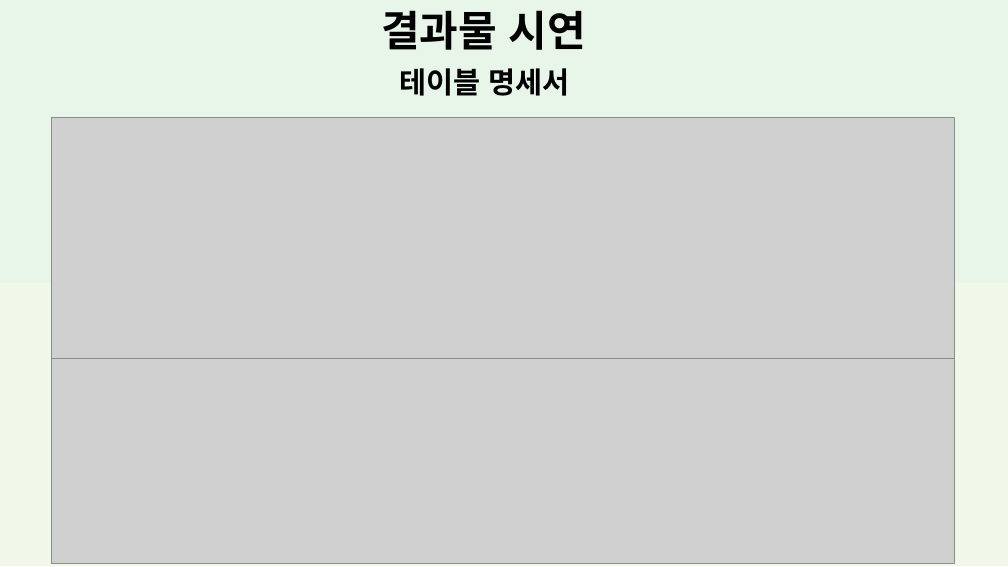
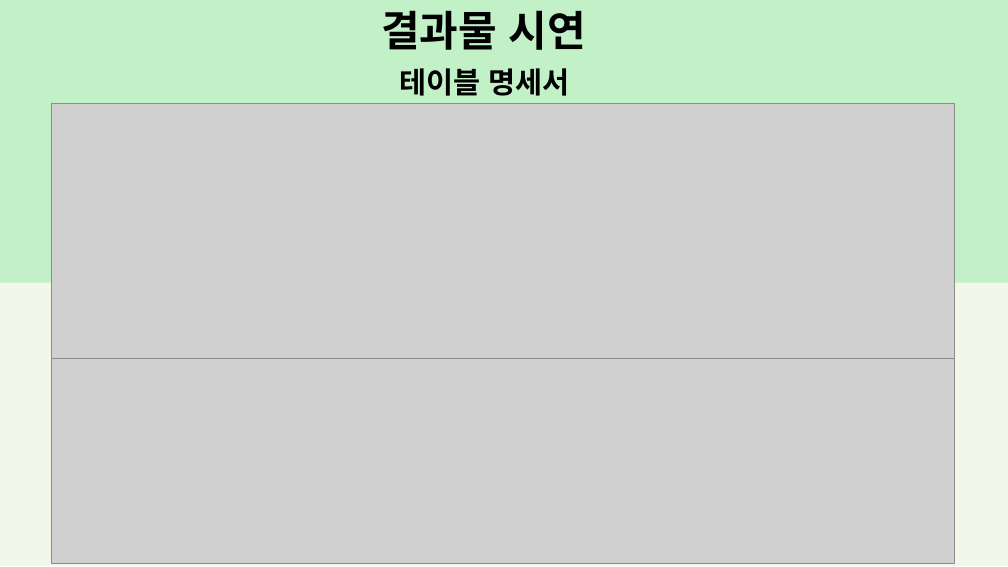
Before and after one commit to SKNETWORKS-FAMILY-AICAMP/SKN20-1ST-5TEAM-, a slide deck: slide 10 of 발표/5조최종.pptx. Drawn at 1008x567 pixels with LibreOffice and Linux fonts; fonts in the diff are those of the drawing; grey boxes stand for pictures. Boxes give left, top, right and bottom in pixels: in the first picture for what was removed or moved away, otherwise in the second. Text is boxed around its words. In the diff, an @@ line names an element or a change of style, - is before the commit and + after.

```diff
--- a/발표/5조최종.pptx
+++ b/발표/5조최종.pptx
@@ rectangle at (x1=0, y1=0, x2=1008, y2=284): fill #E8F5E9 to #C2F1C8 @@
@@ picture resized from (x1=51, y1=117, x2=954, y2=358) to (x1=51, y1=104, x2=954, y2=358) @@
```
Also in this commit, not shown: 16 other slides changed, 1 slide added.
